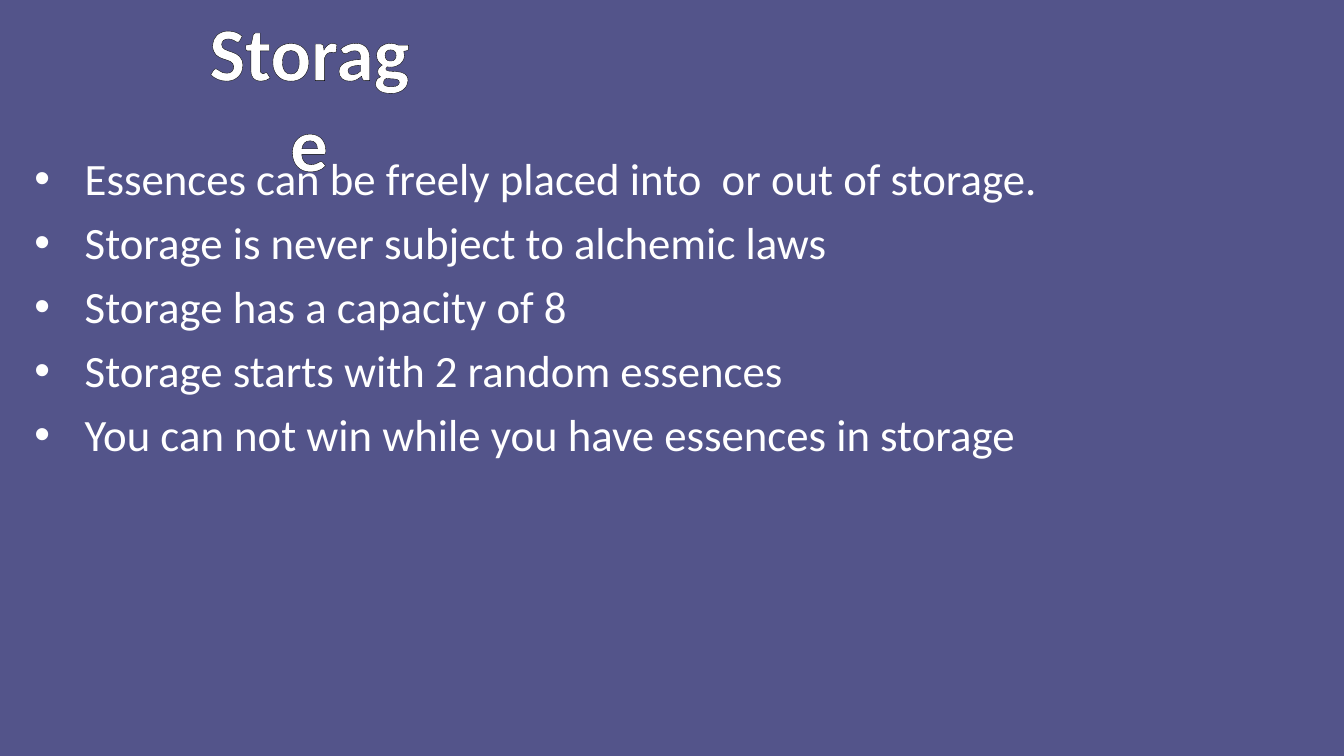
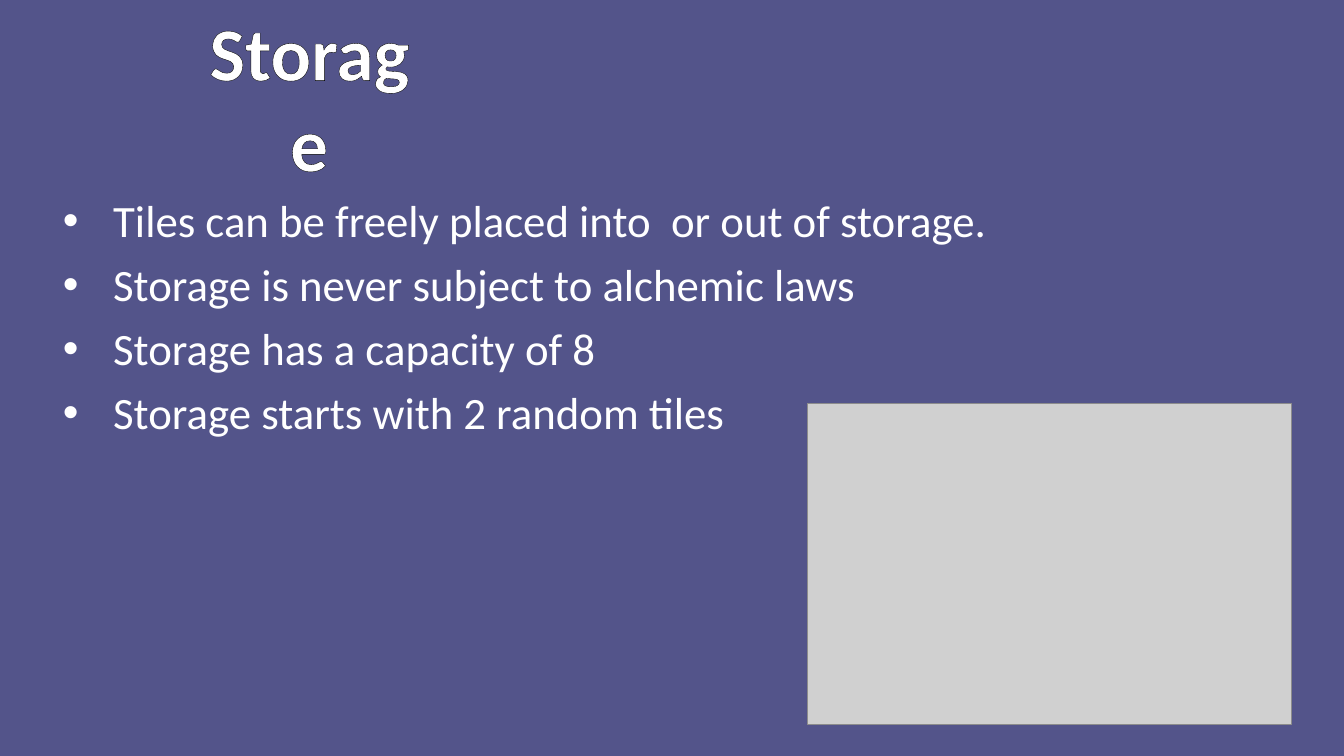
Before and after one commit to ninjacreeper47/Meriam-s-Trial, a slide deck: slide 3 of Assets/How to Play/Instructions.pptx (slide 5 before the commit). Drawn at 1344x756 pixels with LibreOffice and Linux fonts; fonts in the diff are those of the drawing; grey boxes stand for pictures. Boxes give left, top, right and bottom in pixels: in the first picture for what was removed or moved away, otherwise in the second. Text is boxed around its words. In the diff, an @@ line names an element or a change of style, - is before the commit and + after.

```diff
--- a/Assets/How to Play/Instructions.pptx
+++ b/Assets/How to Play/Instructions.pptx
@@ text "Tiles can be freely placed ...": place and size @@
-text "Tiles can be freely placed ..." at box(85, 158, 1037, 459)
+text "Tiles can be freely placed ..." at box(113, 206, 986, 437)
@@ text at box(113, 206, 830, 244): text changed @@
-• Essences can be freely placed into or out of storage.
+• Tiles can be freely placed into or out of storage.
@@ text at box(113, 398, 724, 437): text changed @@
-• Storage starts with 2 random essences
-• You can not win while you have essences in storage
+• Storage starts with 2 random tiles
@@ picture added at box(808, 403, 1292, 725) @@
```
Also in this commit, not shown: 4 other slides changed, 2 slides added, 13 other files.
